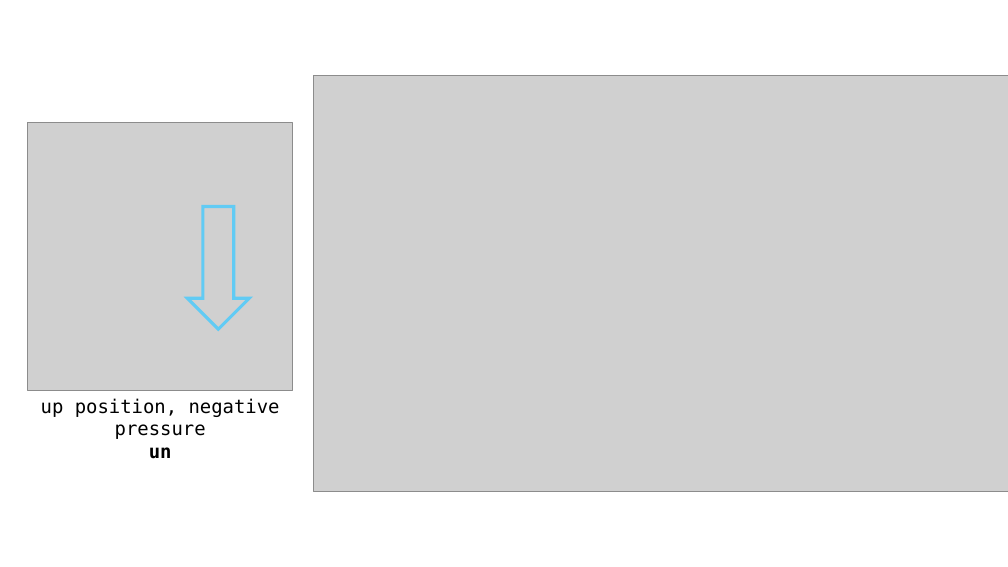
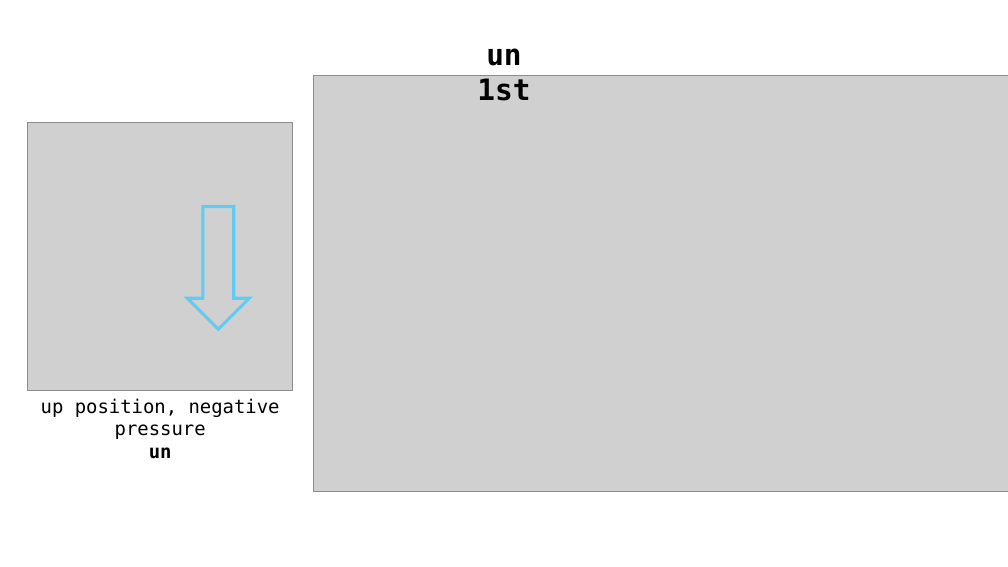
Before and after one commit to ominseo5/robotory_SoftFinger, a slide deck: slide 6 of LabLog.pptx (slide 5 before the commit). Drawn at 1008x567 pixels with LibreOffice and Linux fonts; fonts in the diff are those of the drawing; grey boxes stand for pictures. Boxes give left, top, right and bottom in pixels: in the first picture for what was removed or moved away, otherwise in the second. Text is boxed around its words. In the diff, an @@ line names an element or a change of style, - is before the commit and + after.

```diff
--- a/LabLog.pptx
+++ b/LabLog.pptx
@@ text added at [477,48,530,101], 28 pt, text #000000, bold @@
+un 1st
```
Also in this commit, not shown: 4 other slides changed, 12 slides added, 2 slides removed, 3 other files.
